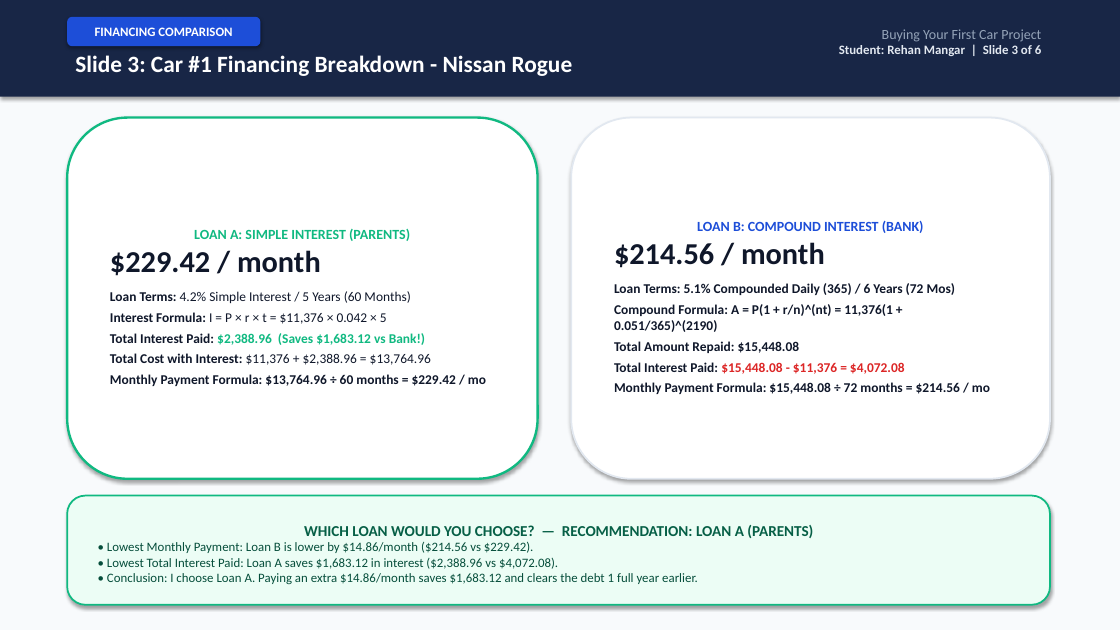
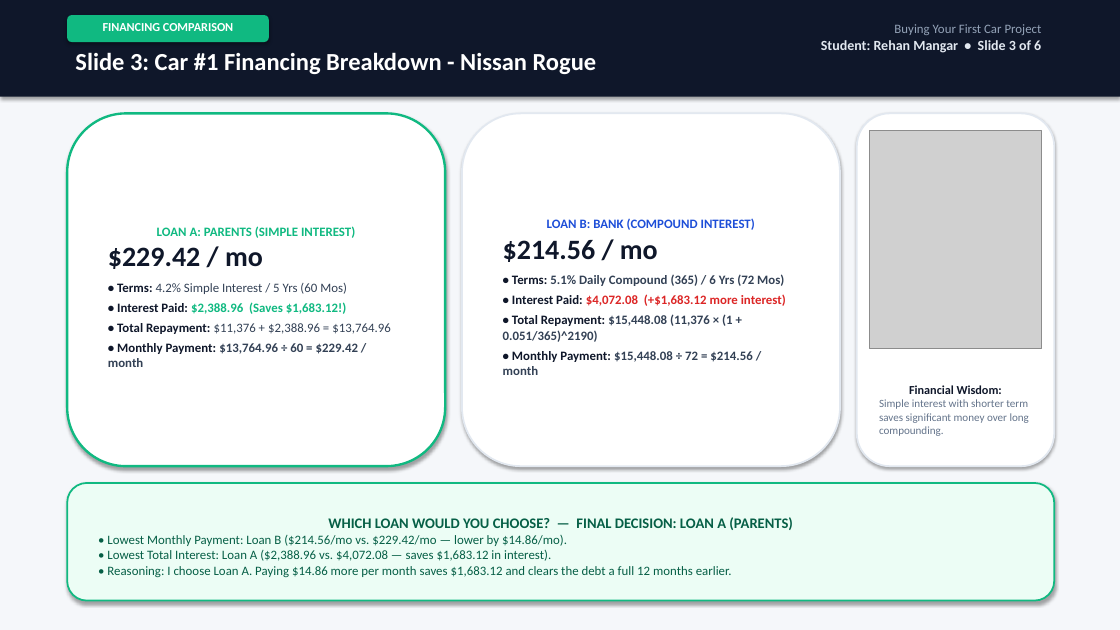
Before and after one commit to StwFate/Physics_Site, a slide deck: slide 3 of Car_Buying_Project/Buying_Your_First_Car_Presentation.pptx. Drawn at 1120x630 pixels with LibreOffice and Linux fonts; fonts in the diff are those of the drawing; grey boxes stand for pictures. Boxes give left, top, right and bottom in pixels: in the first picture for what was removed or moved away, otherwise in the second. Text is boxed around its words. In the diff, an @@ line names an element or a change of style, - is before the commit and + after.

Commit message:
feat: integrate real credible images across all presentation slides and verify calculations

```diff
--- a/Car_Buying_Project/Buying_Your_First_Car_Presentation.pptx
+++ b/Car_Buying_Project/Buying_Your_First_Car_Presentation.pptx
@@ rectangle at bbox=[0, 0, 1120, 630]: fill #F8FAFC to #F5F7FA @@
@@ rectangle at bbox=[0, 0, 1120, 97]: fill #182646 to #0F172A @@
@@ rounded rectangle "FINANCING COMPARISON": place and size @@
-rounded rectangle "FINANCING COMPARISON" at bbox=[67, 17, 260, 46]
+rounded rectangle "FINANCING COMPARISON" at bbox=[67, 15, 269, 42]
@@ rounded rectangle "FINANCING COMPARISON" at bbox=[67, 15, 269, 42]: size 11 to 10.5 pt; fill #1D4ED8 to #10B981 @@
@@ text at bbox=[894, 24, 1042, 35]: size 12 to 11 pt in "Buying Your First Car Project" @@
@@ text "Slide 3: Car #1 Financing ..." at bbox=[75, 52, 597, 74]: size 20 to 21 pt @@
@@ text at bbox=[821, 40, 1041, 53]: text changed; size 11 to 12 pt @@
-Student: Rehan Mangar | Slide 3 of 6
+Student: Rehan Mangar • Slide 3 of 6
@@ rounded rectangle "LOAN A: PARENTS (SIMPLE INTEREST)": place and size @@
-rounded rectangle "LOAN A: PARENTS (SIMPLE INTEREST)" at bbox=[67, 118, 538, 479]
+rounded rectangle "LOAN A: PARENTS (SIMPLE INTEREST)" at bbox=[67, 113, 445, 466]
@@ rounded rectangle "LOAN B: BANK (COMPOUND INTEREST)": place and size @@
-rounded rectangle "LOAN B: BANK (COMPOUND INTEREST)" at bbox=[571, 118, 1050, 479]
+rounded rectangle "LOAN B: BANK (COMPOUND INTEREST)" at bbox=[462, 113, 840, 466]
@@ rounded rectangle added at bbox=[857, 113, 1054, 466], fill #FFFFFF, outline #E2E8F0 1.5 pt, 9.5 pt, text #64748B @@
+Financial Wisdom:
+Simple interest with shorter term saves significant money over long compounding.
@@ picture added at bbox=[870, 130, 1042, 349] @@
@@ text in rounded rectangle at bbox=[108, 226, 391, 367]: text changed; size 11.5 to 11 pt; text colour #0F172A to #334155 @@
-LOAN A: SIMPLE INTEREST (PARENTS)
-$229.42 / month
-Loan Terms: 4.2% Simple Interest / 5 Years (60 Months)
-Interest Formula: I = P × r × t = $11,376 × 0.042 × 5
-Total Interest Paid: $2,388.96 (Saves $1,683.12 vs Bank!)
-Total Cost with Interest: $11,376 + $2,388.96 = $13,764.96
-Monthly Payment Formula: $13,764.96 ÷ 60 months = $229.42 / mo
+LOAN A: PARENTS (SIMPLE INTEREST)
+$229.42 / mo
+• Terms: 4.2% Simple Interest / 5 Yrs (60 Mos)
+• Interest Paid: $2,388.96 (Saves $1,683.12!)
+• Total Repayment: $11,376 + $2,388.96 = $13,764.96
+• Monthly Payment: $13,764.96 ÷ 60 = $229.42 / month
@@ text in rounded rectangle at bbox=[503, 218, 786, 375]: text changed; size 11.5 to 11 pt; text colour #0F172A to #334155 @@
-LOAN B: COMPOUND INTEREST (BANK)
-$214.56 / month
-Loan Terms: 5.1% Compounded Daily (365) / 6 Years (72 Mos)
-Compound Formula: A = P(1 + r/n)^(nt) = 11,376(1 + 0.051/365)^(2190)
-Total Amount Repaid: $15,448.08
-Total Interest Paid: $15,448.08 - $11,376 = $4,072.08
-Monthly Payment Formula: $15,448.08 ÷ 72 months = $214.56 / mo
+LOAN B: BANK (COMPOUND INTEREST)
+$214.56 / mo
+• Terms: 5.1% Daily Compound (365) / 6 Yrs (72 Mos)
+• Interest Paid: $4,072.08 (+$1,683.12 more interest)
+• Total Repayment: $15,448.08 (11,376 × (1 + 0.051/365)^2190)
+• Monthly Payment: $15,448.08 ÷ 72 = $214.56 / month
@@ rounded rectangle "WHICH LOAN WOULD YOU CHOOSE? ...": place and size @@
-rounded rectangle "WHICH LOAN WOULD YOU CHOOSE? ..." at bbox=[67, 496, 1050, 605]
+rounded rectangle "WHICH LOAN WOULD YOU CHOOSE? ..." at bbox=[67, 483, 1054, 601]
@@ text in rounded rectangle at bbox=[107, 517, 793, 577]: text changed; text colour #064E3B to #065F46 @@
-WHICH LOAN WOULD YOU CHOOSE? — RECOMMENDATION: LOAN A (PARENTS)
-• Lowest Monthly Payment: Loan B is lower by $14.86/month ($214.56 vs $229.42).
-• Lowest Total Interest Paid: Loan A saves $1,683.12 in interest ($2,388.96 vs $4,072.08).
-• Conclusion: I choose Loan A. Paying an extra $14.86/month saves $1,683.12 and clears the debt 1 full year earlier.
+WHICH LOAN WOULD YOU CHOOSE? — FINAL DECISION: LOAN A (PARENTS)
+• Lowest Monthly Payment: Loan B ($214.56/mo vs. $229.42/mo — lower by $14.86/mo).
+• Lowest Total Interest: Loan A ($2,388.96 vs. $4,072.08 — saves $1,683.12 in interest).
+• Reasoning: I choose Loan A. Paying $14.86 more per month saves $1,683.12 and clears the debt a full 12 months earlier.
```
Also in this commit, not shown: 5 other slides changed, 7 other files.
